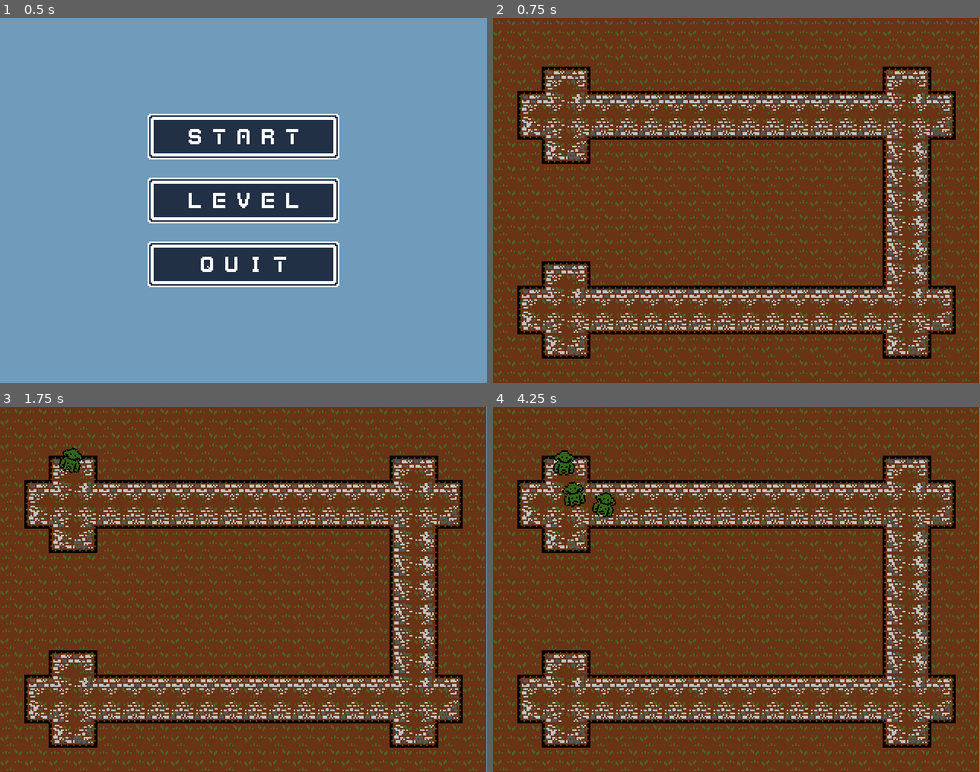
Above: before the commit, frames 1-4 (two rows, left to right).
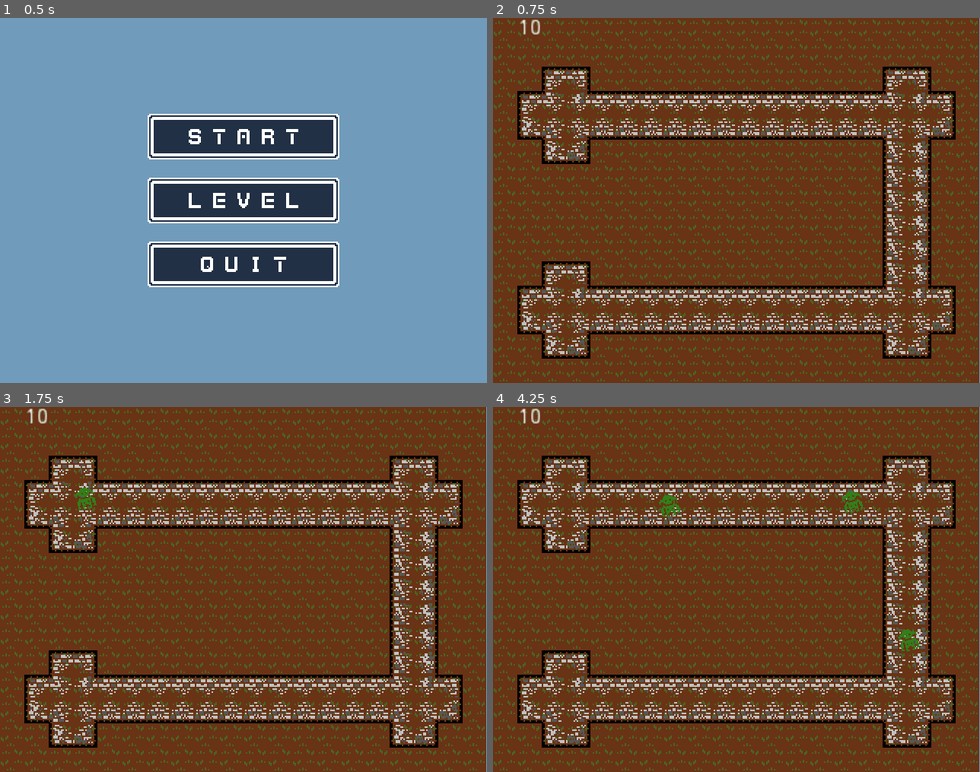
Above: after the commit, the same moments.

Repository: Mrisq/K_Bros_Game
Game: Godot game, scene res://GD_Project/Main Menu GUI/MainMenu.tscn
The game is run twice, just before and just after one commit, with the same random seed, the same clock (stepped at 60 frames per second) and the same inputs.
Inputs (mouse positions are in pixels of both pictures, inside the frame that each line leads up to):
- Up to frame 1 (0.5 s): no input
- Up to frame 2 (0.75 s): click (736, 134) at 0.5 s
- Up to frame 3 (1.75 s): tap Enter at 1.25 s; move the mouse to (350, 571) at 1.27 s; click (350, 571) at 1.42 s
- Up to frame 4 (4.25 s): move the mouse to (639, 607) at 2.02 s; click (639, 607) at 2.17 s; move the mouse to (785, 509) at 2.77 s; click (785, 509) at 2.92 s; move the mouse to (712, 662) at 3.52 s; click (712, 662) at 3.67 s

Frame 1 is identical in both runs. In frame 2, less than 0.1% of the frame differs, in the area x 5-10%, y 0-5%; in frame 3, 0.4%; in frame 4, 1.2%, in the area x 5-88%, y 0-68%.

Commit message:
Added Health and death etc.
also made the mobs disappear at the end.
also limited the number of mobs that spawn

Diff:
--- a/GD_Project/Enemies/Enemy1.gd
+++ b/GD_Project/Enemies/Enemy1.gd
@@ -10,9 +10,8 @@
 func _ready():
 	pass
 
-
 func _process(delta):
-	offset += .3
+	offset += 2
 
 
 # signal received from the hurtbox that a projectile hitbox has entered it
--- a/GD_Project/Enemies/Enemy1.tscn
+++ b/GD_Project/Enemies/Enemy1.tscn
@@ -1,9 +1,14 @@
-[gd_scene load_steps=7 format=2]
+[gd_scene load_steps=8 format=2]
 
-[ext_resource path="res://GD_Project/Enemies/Enemy1_Outlined.png" type="Texture" id=1]
+[ext_resource path="res://GD_Project/Enemies/Enemy1_Plain.png" type="Texture" id=1]
 [ext_resource path="res://GD_Project/Enemies/Sprite.gd" type="Script" id=2]
 [ext_resource path="res://GD_Project/Enemies/Enemy1.gd" type="Script" id=3]
+[ext_resource path="res://outline.shader" type="Shader" id=4]
 [ext_resource path="res://GD_Project/Enemies/HurtBox.tscn" type="PackedScene" id=4]
+
+[sub_resource type="ShaderMaterial" id=4]
+shader = ExtResource( 4 )
+shader_param/outline_color = Color( 0.247059, 0.380392, 0.137255, 1 )
 
 [sub_resource type="Animation" id=1]
 resource_name = "Bounce"
@@ -41,8 +46,9 @@
 light_mask = 0
 
 [node name="Sprite" type="Sprite" parent="."]
+material = SubResource( 4 )
 position = Vector2( 0, 0.140305 )
-rotation = -0.349066
+rotation = -0.277684
 texture = ExtResource( 1 )
 region_enabled = true
 region_rect = Rect2( 0, 0, 16, 16 )
--- a/GD_Project/Enemies/Sprite.gd
+++ b/GD_Project/Enemies/Sprite.gd
@@ -1,11 +1,4 @@
 extends Sprite
 
-
-# Called when the node enters the scene tree for the first time.
 func _ready():
-	modulate = Color(0.2, 0.4, 0.1) # blue shade
-
-
-# Called every frame. 'delta' is the elapsed time since the previous frame.
-#func _process(delta):
-#	pass
+	modulate = Color(0.2, 0.5, 0.1) # blue shade
--- /dev/null
+++ b/GD_Project/Enemies/Sprite2.gd
@@ -0,0 +1,4 @@
+extends Sprite
+
+func _ready():
+	modulate = Color(0.0, 0.1, 0.0) # blue shade
--- a/GD_Project/Main Menu GUI/BackButton.gd
+++ b/GD_Project/Main Menu GUI/BackButton.gd
@@ -1,19 +1,7 @@
 extends Button
 
-
-# Declare member variables here. Examples:
-# var a = 2
-# var b = "text"
-
-
-# Called when the node enters the scene tree for the first time.
 func _ready():
 	pass # Replace with function body.
-
-
-# Called every frame. 'delta' is the elapsed time since the previous frame.
-#func _process(delta):
-#	pass
 
 func _gui_input(event):
 	if event is InputEventMouseButton and event.button_index == BUTTON_LEFT and event.pressed:
--- a/GD_Project/Main Menu GUI/Level1Button.gd
+++ b/GD_Project/Main Menu GUI/Level1Button.gd
@@ -1,19 +1,7 @@
 extends Button
 
-
-# Declare member variables here. Examples:
-# var a = 2
-# var b = "text"
-
-
-# Called when the node enters the scene tree for the first time.
 func _ready():
 	pass # Replace with function body.
-
-
-# Called every frame. 'delta' is the elapsed time since the previous frame.
-#func _process(delta):
-#	pass
 
 func _gui_input(event):
 	if event is InputEventMouseButton and event.button_index == BUTTON_LEFT and event.pressed:
--- a/GD_Project/Main Menu GUI/Level2Button.gd
+++ b/GD_Project/Main Menu GUI/Level2Button.gd
@@ -1,19 +1,7 @@
 extends Button
 
-
-# Declare member variables here. Examples:
-# var a = 2
-# var b = "text"
-
-
-# Called when the node enters the scene tree for the first time.
 func _ready():
 	pass # Replace with function body.
-
-
-# Called every frame. 'delta' is the elapsed time since the previous frame.
-#func _process(delta):
-#	pass
 
 func _gui_input(event):
 	if event is InputEventMouseButton and event.button_index == BUTTON_LEFT and event.pressed:
--- a/GD_Project/Main Menu GUI/Level3Button.gd
+++ b/GD_Project/Main Menu GUI/Level3Button.gd
@@ -1,19 +1,7 @@
 extends Button
 
-
-# Declare member variables here. Examples:
-# var a = 2
-# var b = "text"
-
-
-# Called when the node enters the scene tree for the first time.
 func _ready():
 	pass # Replace with function body.
-
-
-# Called every frame. 'delta' is the elapsed time since the previous frame.
-#func _process(delta):
-#	pass
 
 func _gui_input(event):
 	if event is InputEventMouseButton and event.button_index == BUTTON_LEFT and event.pressed:
--- a/GD_Project/Main Menu GUI/Level4Button.gd
+++ b/GD_Project/Main Menu GUI/Level4Button.gd
@@ -1,19 +1,7 @@
 extends Button
 
-
-# Declare member variables here. Examples:
-# var a = 2
-# var b = "text"
-
-
-# Called when the node enters the scene tree for the first time.
 func _ready():
 	pass # Replace with function body.
-
-
-# Called every frame. 'delta' is the elapsed time since the previous frame.
-#func _process(delta):
-#	pass
 
 func _gui_input(event):
 	if event is InputEventMouseButton and event.button_index == BUTTON_LEFT and event.pressed:
--- a/GD_Project/Main Menu GUI/LevelButton.gd
+++ b/GD_Project/Main Menu GUI/LevelButton.gd
@@ -1,19 +1,7 @@
 extends Button
 
-
-# Declare member variables here. Examples:
-# var a = 2
-# var b = "text"
-
-
-# Called when the node enters the scene tree for the first time.
 func _ready():
 	pass # Replace with function body.
-
-
-# Called every frame. 'delta' is the elapsed time since the previous frame.
-#func _process(delta):
-#	pass
 
 func _gui_input(event):
 	if event is InputEventMouseButton and event.button_index == BUTTON_LEFT and event.pressed:
--- a/GD_Project/Main Menu GUI/QuitButton.gd
+++ b/GD_Project/Main Menu GUI/QuitButton.gd
@@ -1,19 +1,8 @@
 extends Button
 
-
-# Declare member variables here. Examples:
-# var a = 2
-# var b = "text"
-
-
-# Called when the node enters the scene tree for the first time.
 func _ready():
 	pass # Replace with function body.
 
-
-# Called every frame. 'delta' is the elapsed time since the previous frame.
-#func _process(delta):
-#	pass
 func _gui_input(event):
 	if event is InputEventMouseButton and event.button_index == BUTTON_LEFT and event.pressed:
 		get_tree().quit()
--- a/GD_Project/Main Menu GUI/StartButton.gd
+++ b/GD_Project/Main Menu GUI/StartButton.gd
@@ -1,19 +1,7 @@
 extends Button
 
-
-# Declare member variables here. Examples:
-# var a = 2
-# var b = "text"
-
-
-# Called when the node enters the scene tree for the first time.
 func _ready():
 	pass # Replace with function body.
-
-
-# Called every frame. 'delta' is the elapsed time since the previous frame.
-#func _process(delta):
-#	pass
 
 func _gui_input(event):
 	if event is InputEventMouseButton and event.button_index == BUTTON_LEFT and event.pressed:
--- /dev/null
+++ b/GD_Project/Mazes/HealthGUI.gd
@@ -0,0 +1,11 @@
+extends Control
+
+func _ready():
+	pass # Replace with function body.
+
+#func update_health(currentHealth, maxHealth):
+#	$Label.text = currentHealth
+
+
+func _on_Maze001_updateHealth(currentHealth):
+	$Label.text = String(currentHealth)
--- /dev/null
+++ b/GD_Project/Mazes/MarginContainer.gd
@@ -0,0 +1,21 @@
+extends MarginContainer
+
+
+# Declare member variables here. Examples:
+# var a = 2
+# var b = "text"
+
+
+# Called when the node enters the scene tree for the first time.
+func _ready():
+	$CenterContainer.visible = false
+
+
+# Called every frame. 'delta' is the elapsed time since the previous frame.
+#func _process(delta):
+#	pass
+
+
+func _on_Maze001_updateHealth(currentHealth):
+	if currentHealth == 0:
+		$CenterContainer.visible = true
--- a/GD_Project/Mazes/Maze-001.gd
+++ b/GD_Project/Mazes/Maze-001.gd
@@ -1,11 +1,12 @@
 extends Node2D
 
+var life = 10
+signal updateHealth(currentHealth)
 
-# Called when the node enters the scene tree for the first time.
 func _ready():
-	pass
+	emit_signal("updateHealth", life)
 
-
-# Called every frame. 'delta' is the elapsed time since the previous frame.
-#func _process(delta):
-#	pass
+func _on_Area2D_body_entered(body):
+	body.get_parent().queue_free()
+	life -= 1
+	emit_signal("updateHealth", life)
--- a/GD_Project/Mazes/Maze-001.tscn
+++ b/GD_Project/Mazes/Maze-001.tscn
@@ -1,9 +1,12 @@
-[gd_scene load_steps=7 format=2]
+[gd_scene load_steps=11 format=2]
 
 [ext_resource path="res://GD_Project/Graphics/grass-background.png" type="Texture" id=1]
 [ext_resource path="res://GD_Project/Graphics/brickwall-tilemap/tileset_brickwall-tilemap.png" type="Texture" id=2]
 [ext_resource path="res://GD_Project/Mazes/Maze-001.gd" type="Script" id=3]
 [ext_resource path="res://GD_Project/Mazes/MobTimer.gd" type="Script" id=4]
+[ext_resource path="res://GD_Project/Mazes/HealthGUI.gd" type="Script" id=5]
+[ext_resource path="res://YouDied.tscn" type="PackedScene" id=6]
+[ext_resource path="res://GD_Project/Mazes/MarginContainer.gd" type="Script" id=7]
 
 [sub_resource type="TileSet" id=1]
 0/name = "tileset_brickwall-tilemap.png 0"
@@ -36,6 +39,9 @@
 "points": PoolVector2Array( 0, 0, 0, 0, 46.8136, 35.6964, -8.97192, -8.89126, 8.97192, 8.89126, 54.1405, 59.5138, -28.9 …(462 unchanged characters)…
 }
 
+[sub_resource type="RectangleShape2D" id=3]
+extents = Vector2( 16, 3.75043 )
+
 [node name="Maze-001" type="Node2D"]
 script = ExtResource( 3 )
 
@@ -57,9 +63,53 @@
 scale = Vector2( 1.00313, 1.01223 )
 curve = SubResource( 2 )
 
-[node name="WaveTimer" type="Timer" parent="."]
+[node name="MobTimer" type="Timer" parent="."]
+script = ExtResource( 4 )
 
-[node name="MobTimer" type="Timer" parent="."]
-wait_time = 1.2
-script = ExtResource( 4 )
+[node name="Area2D" type="Area2D" parent="."]
+
+[node name="CollisionShape2D" type="CollisionShape2D" parent="Area2D"]
+position = Vector2( 48, 219.75 )
+shape = SubResource( 3 )
+
+[node name="MarginContainer" type="MarginContainer" parent="."]
+margin_right = 320.0
+margin_bottom = 240.0
+script = ExtResource( 7 )
+__meta__ = {
+"_edit_use_anchors_": false
+}
+
+[node name="CenterContainer" type="CenterContainer" parent="MarginContainer"]
+margin_right = 320.0
+margin_bottom = 240.0
+
+[node name="YouDied" parent="MarginContainer/CenterContainer" instance=ExtResource( 6 )]
+
+[node name="HealthGUI" type="Control" parent="."]
+margin_left = 16.0
+margin_right = 304.0
+margin_bottom = 16.0
+script = ExtResource( 5 )
+__meta__ = {
+"_edit_use_anchors_": false
+}
+
+[node name="HBoxContainer" type="HBoxContainer" parent="HealthGUI"]
+margin_right = 288.0
+margin_bottom = 16.0
+__meta__ = {
+"_edit_use_anchors_": false
+}
+
+[node name="Label" type="Label" parent="HealthGUI"]
+margin_right = 16.0
+margin_bottom = 14.0
+text = "10"
+__meta__ = {
+"_edit_use_anchors_": false
+}
+[connection signal="updateHealth" from="." to="HealthGUI" method="_on_Maze001_updateHealth"]
+[connection signal="updateHealth" from="." to="MarginContainer" method="_on_Maze001_updateHealth"]
 [connection signal="timeout" from="MobTimer" to="MobTimer" method="_on_MobTimer_timeout"]
+[connection signal="body_entered" from="Area2D" to="." method="_on_Area2D_body_entered"]
--- a/GD_Project/Mazes/MobTimer.gd
+++ b/GD_Project/Mazes/MobTimer.gd
@@ -3,14 +3,16 @@
 var scene = load("res://GD_Project/Enemies/Enemy1.tscn")
 var scene_instance = scene.instance()
 
+var mobsSpawned = 0 # Number of mobs already spawned
+var mobsTotal = 10 # Total number of mobs to be spawned this round
+
 func _ready():
-	start()
-
-#func _process(delta):
-#	pass
-
+	start() # Start the timer
 
 func _on_MobTimer_timeout():
-	print("Hello?")
-	scene_instance = scene.instance()
-	get_node("../Enemy Path").add_child(scene_instance)
+	if mobsSpawned == mobsTotal: # If we've spawned all the mobs:
+		stop() # Stop the timer
+	else:
+		mobsSpawned += 1
+		scene_instance = scene.instance()
+		get_node("../Enemy Path").add_child(scene_instance)
--- /dev/null
+++ b/GD_Project/ingameGUI/Heart.tscn
@@ -0,0 +1,15 @@
+[gd_scene load_steps=4 format=2]
+
+[ext_resource path="res://GD_Project/ingameGUI/Heart_Full.png" type="Texture" id=1]
+[ext_resource path="res://outline.shader" type="Shader" id=2]
+
+
+[sub_resource type="ShaderMaterial" id=1]
+shader = ExtResource( 2 )
+shader_param/outline_color = null
+
+[node name="Heart1" type="TextureRect"]
+material = SubResource( 1 )
+margin_right = 16.0
+margin_bottom = 16.0
+texture = ExtResource( 1 )
--- /dev/null
+++ b/YouDied.tscn
@@ -0,0 +1,10 @@
+[gd_scene load_steps=2 format=2]
+
+[ext_resource path="res://GD_Project/ingameGUI/YouDied.png" type="Texture" id=1]
+
+[node name="TextureRect" type="TextureRect"]
+margin_left = 96.0
+margin_top = 112.0
+margin_right = 224.0
+margin_bottom = 128.0
+texture = ExtResource( 1 )
--- /dev/null
+++ b/outline.shader
@@ -0,0 +1,17 @@
+shader_type canvas_item;
+
+uniform vec4 outline_color : hint_color;
+
+void fragment(){
+	float size_x = 1.0/float(textureSize(TEXTURE, 0).x);
+	float size_y = 1.0/float(textureSize(TEXTURE, 0).y);
+	vec4 sprite_color = texture(TEXTURE, UV);
+	float alpha = -4.0 * sprite_color.a;
+	alpha += texture(TEXTURE, UV + vec2(size_x, 0)).a;
+	alpha += texture(TEXTURE, UV + vec2(-size_x, 0)).a;
+	alpha += texture(TEXTURE, UV + vec2(0, size_y)).a;
+	alpha += texture(TEXTURE, UV + vec2(0, -size_y)).a;
+	vec4 final_color = mix(sprite_color, outline_color, clamp(alpha, 0.0, 1.0));
+	COLOR = vec4(final_color.rgb, clamp(abs(alpha) + sprite_color.a, 0.0, 1.0));
+
+}
Binary file removed: GD_Project/Enemies/Enemy1_Outlined.png
Binary file added: GD_Project/Enemies/Enemy1_Plain.png
Not shown, added: GD_Project/Enemies/Enemy1_Plain.png.import
Binary file added: GD_Project/ingameGUI/Heart_Empty.png
Not shown, added: GD_Project/ingameGUI/Heart_Empty.png.import
Binary file added: GD_Project/ingameGUI/Heart_Full.png
Not shown, added: GD_Project/ingameGUI/Heart_Full.png.import
Binary file added: GD_Project/ingameGUI/Heart_Half.png
Not shown, added: GD_Project/ingameGUI/Heart_Half.png.import
Binary file added: GD_Project/ingameGUI/YouDied.png
Not shown, changed: GD_Project/ingameGUI/YouDied.png.import
